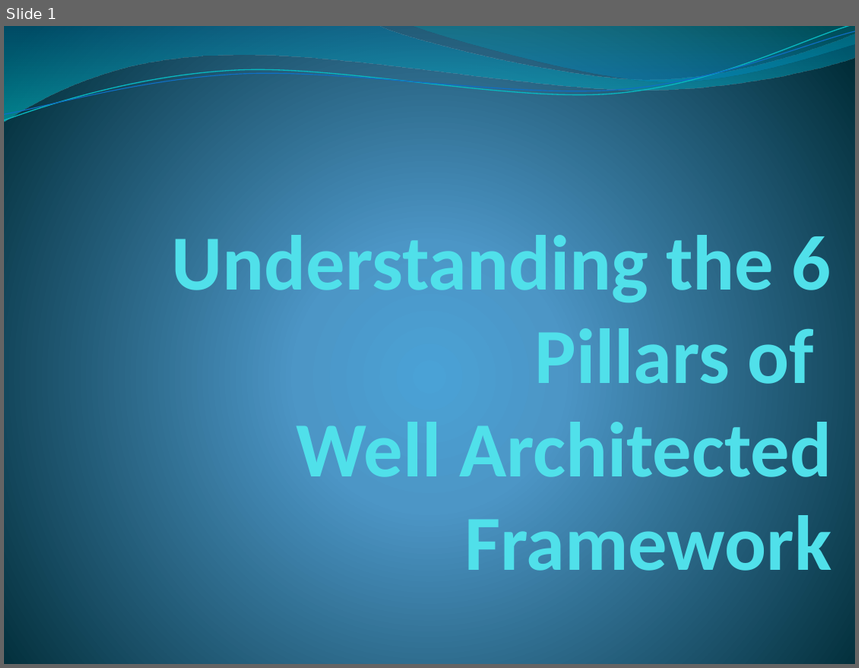
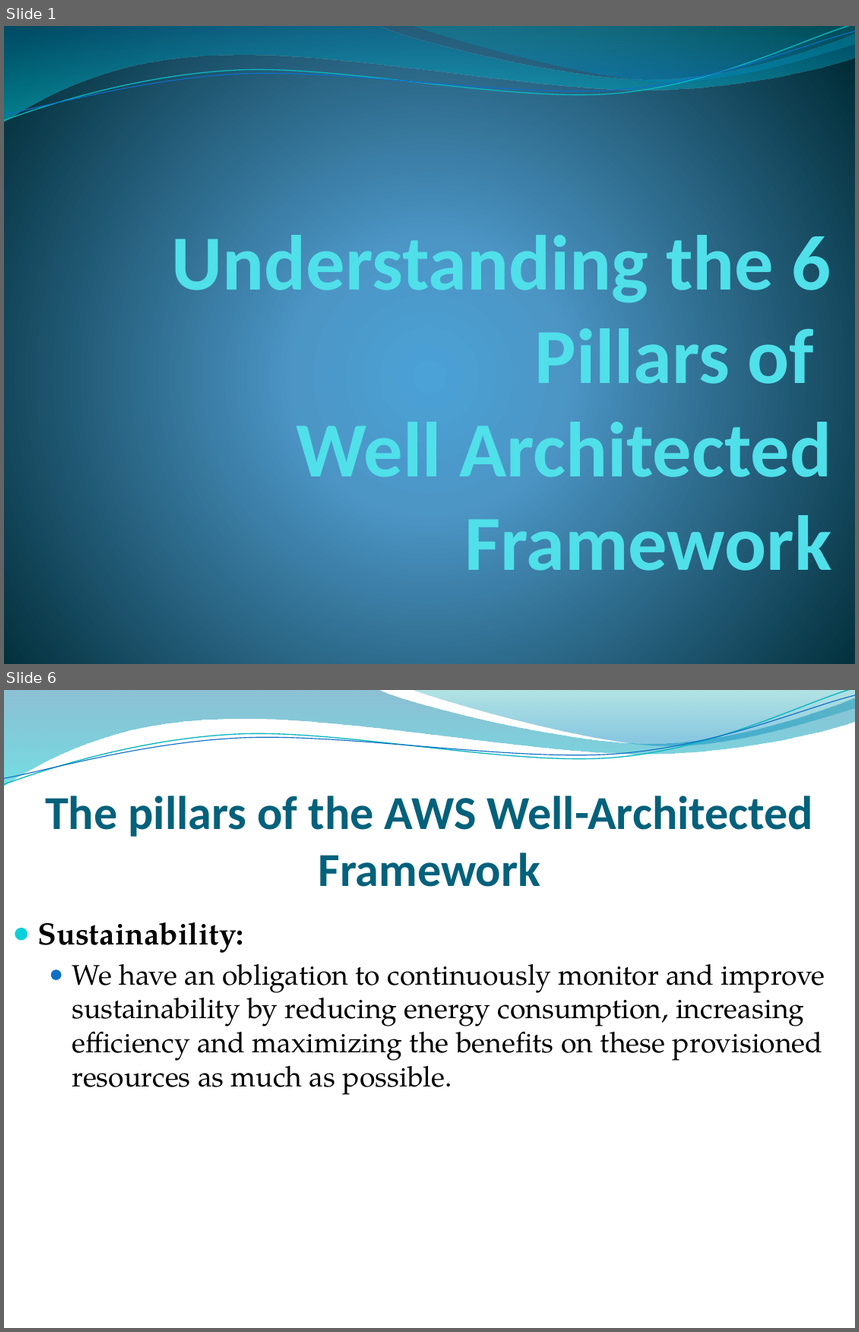
Before and after one commit to godwillngwanah/AWS-Sol-Arch-02, a slide deck: Batch-07/Udemy/Curriculum/PowerPoints/Lecture 13 - Understanding the 6 Pillars of Well Architected Framework.pptx. Shown one above the other, each under a label of ours: slide 1 before the commit, slides 1 and 6 after it; the slides between them are not shown. The pictures are 859x668 and 859x1332 pixels, drawn with LibreOffice and Linux fonts; fonts in the diff are those of the drawing; background and template pictures are left out. Boxes give left, top, right and bottom in pixels: in the first picture for what was removed or moved away, otherwise in the second. Text is boxed around its words. In the diff, an @@ line names an element or a change of style, - is before the commit and + after.

```diff
--- a/Batch-07/Udemy/Curriculum/PowerPoints/Lecture 13 - Understanding the 6 Pillars of Well Architected Framework.pptx
+++ b/Batch-07/Udemy/Curriculum/PowerPoints/Lecture 13 - Understanding the 6 Pillars of Well Architected Framework.pptx
@@ slide 6 added at <box>4,690,855,1328</box>, background picture (left out); not listed: 4 template elements that a slide beside it also shows @@
@@ title added at <box>45,796,813,887</box>, 40 pt, text #04617B, bold @@
+The pillars of the AWS Well-Architected Framework
@@ text added at <box>38,923,826,1095</box>, 24 pt, text #000000 @@
+● Sustainability:
+  ● We have an obligation to continuously monitor and improve sustainability by reducing energy consumption, increasing efficiency and maximizing the benefits on these provisioned resources as much as possible.
```
Also in this commit, not shown: 1 slide changed, 4 other slides added, 5 other files.
